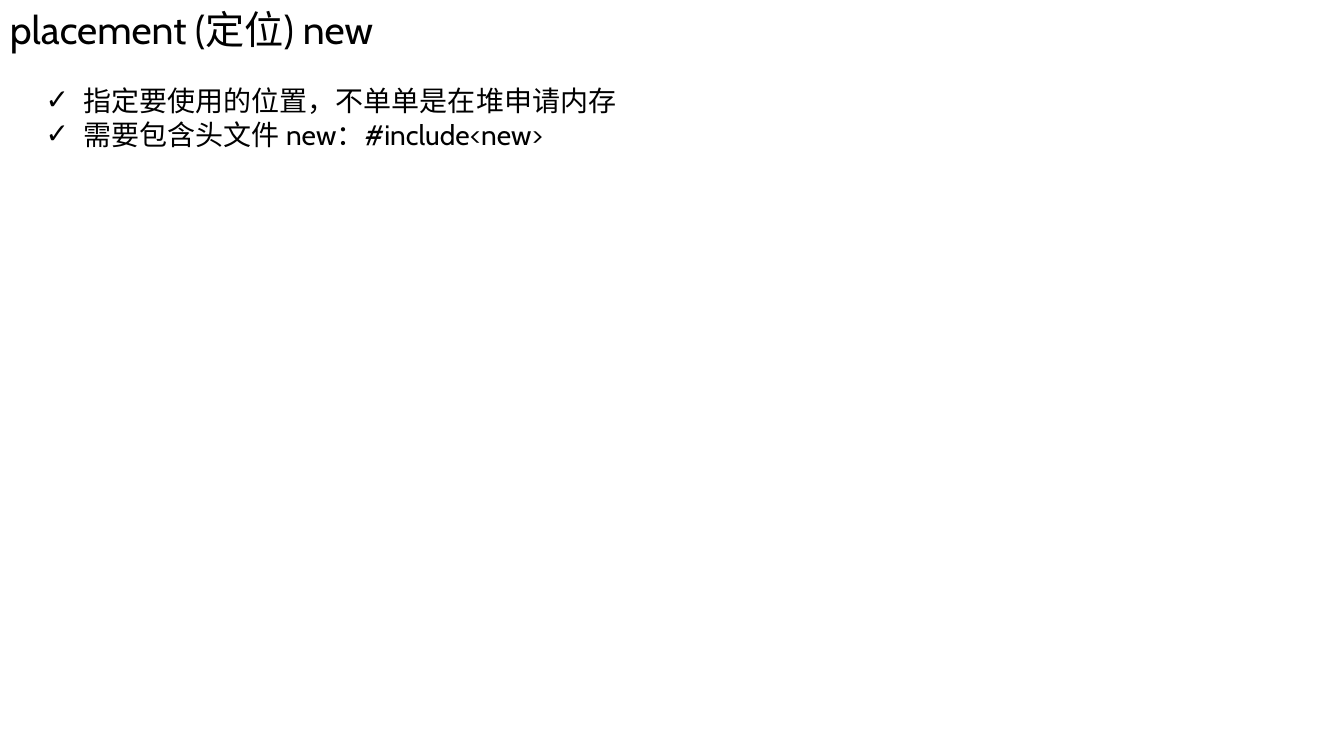
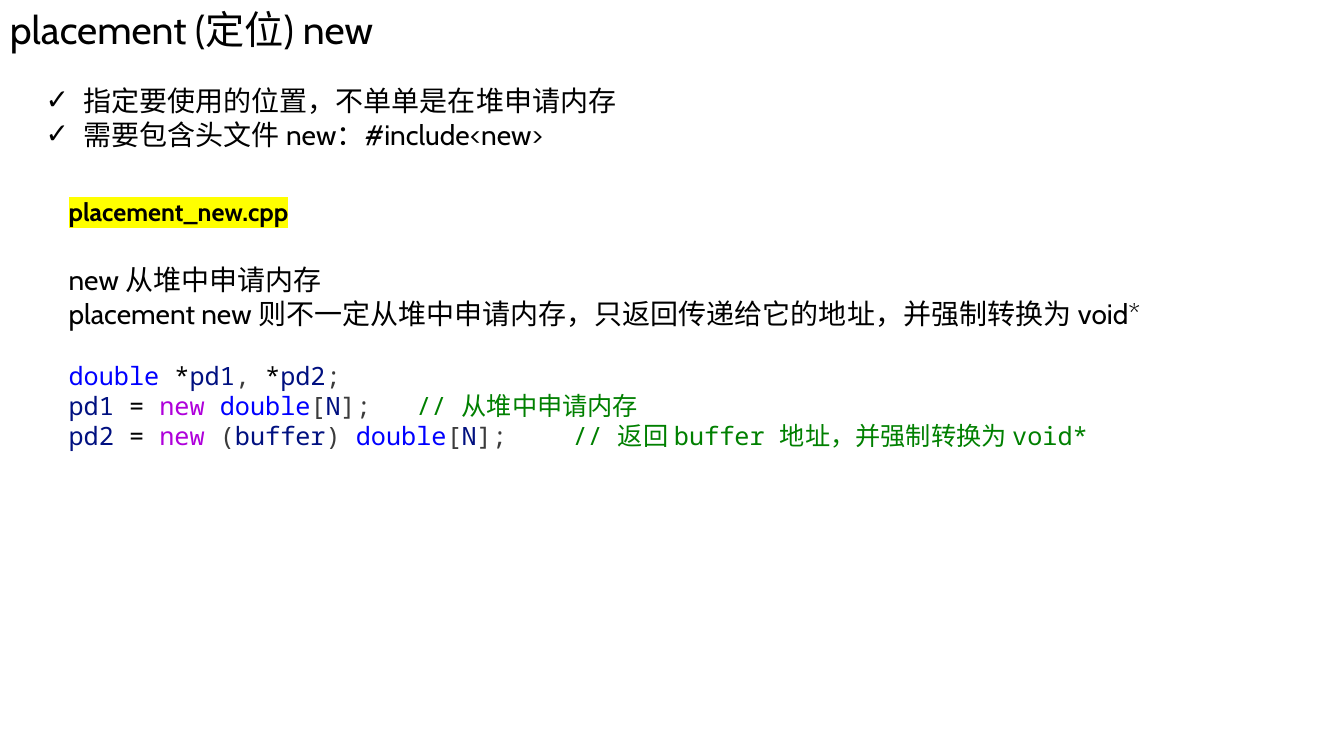
Before and after one commit to Chao200/CPP_Primer_Plus, a slide deck: slide 43 of C++ Primer Plus.pptx. Drawn at 1344x756 pixels with LibreOffice and Linux fonts; fonts in the diff are those of the drawing. Boxes give left, top, right and bottom in pixels: in the first picture for what was removed or moved away, otherwise in the second. Text is boxed around its words. In the diff, an @@ line names an element or a change of style, - is before the commit and + after.

Commit message:
add PPT

```diff
--- a/C++ Primer Plus.pptx
+++ b/C++ Primer Plus.pptx
@@ text added at box(69, 200, 289, 227), 18 pt, text #000000, bold @@
+placement_new.cpp
@@ text added at box(69, 266, 1140, 451), 18 pt, text #000000 @@
+new 从堆中申请内存
+placement new 则不一定从堆中申请内存，只返回传递给它的地址，并强制转换为 void*
+double *pd1, *pd2;
+pd1 = new double[N]; // 从堆中申请内存
+pd2 = new (buffer) double[N]; // 返回 buffer 地址，并强制转换为 void*
```
Also in this commit, not shown: 5 slides added.
